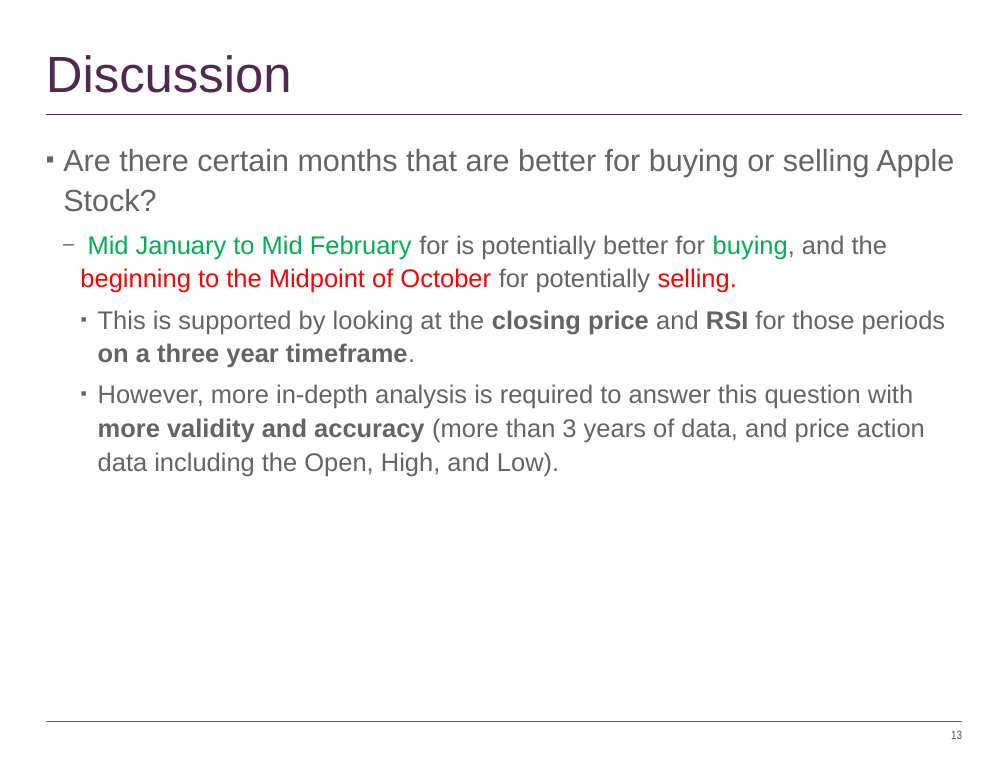
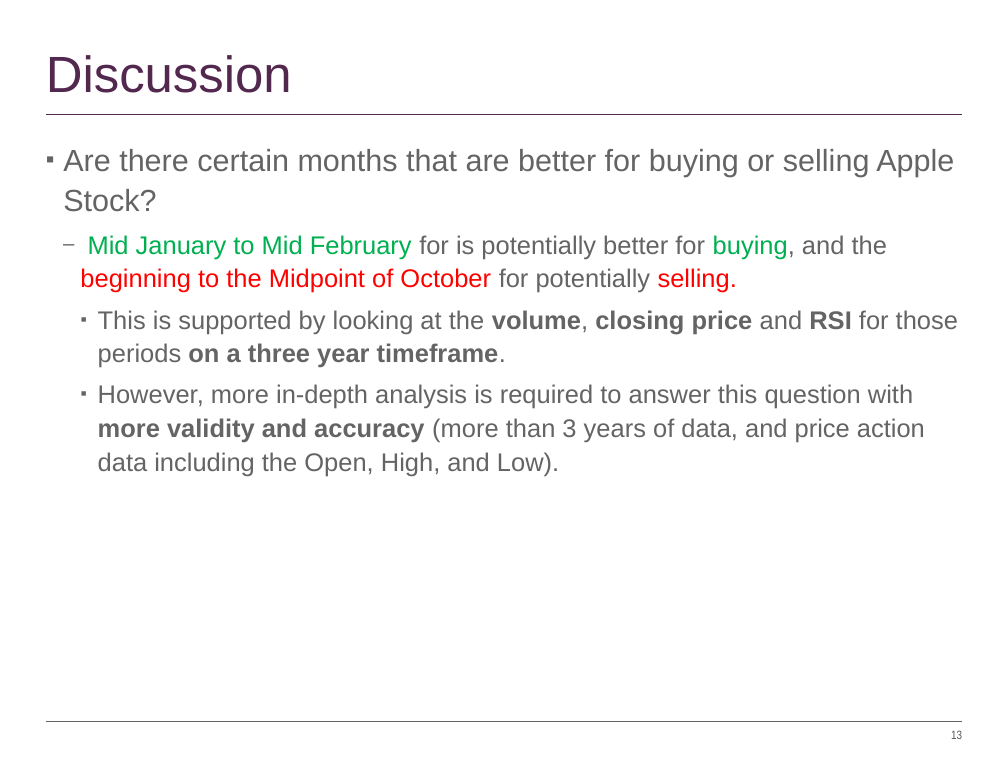
Before and after one commit to timothyyu/pr1-apple-stock-analysis, a slide deck: slide 13 of DataScience Project-One_Rutgers.pptx. Drawn at 1008x779 pixels with LibreOffice and Linux fonts; fonts in the diff are those of the drawing. Boxes give left, top, right and bottom in pixels: in the first picture for what was removed or moved away, otherwise in the second. Text is boxed around its words. In the diff, an @@ line names an element or a change of style, - is before the commit and + after.

```diff
--- a/DataScience Project-One_Rutgers.pptx
+++ b/DataScience Project-One_Rutgers.pptx
@@ text at (98, 310, 958, 368): text changed @@
-    ▪ This is supported by looking at the closing price and RSI for those periods on a three year timeframe.
+    ▪ This is supported by looking at the volume, closing price and RSI for those periods on a three year timeframe.
```
Also in this commit, not shown: 3 other slides changed.
